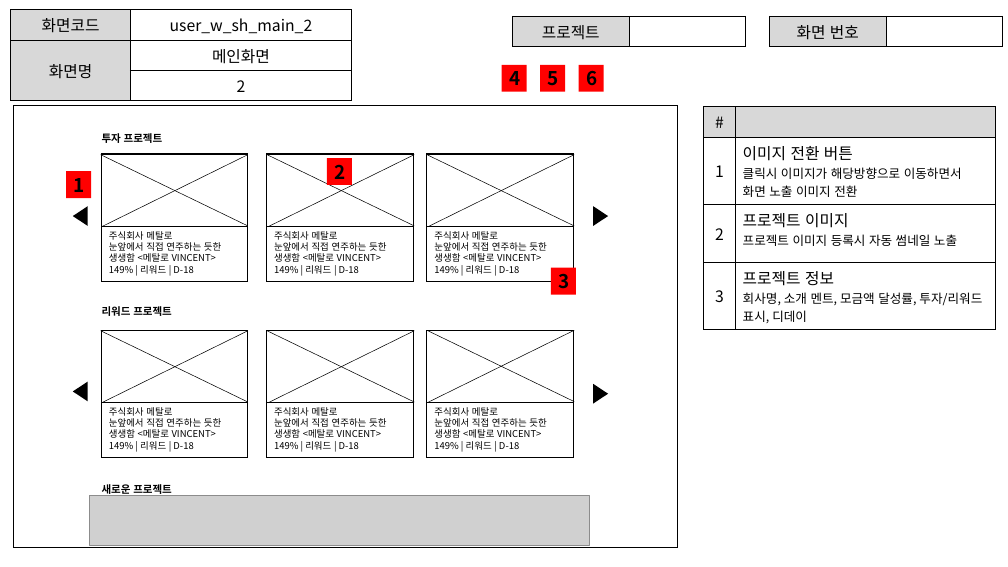
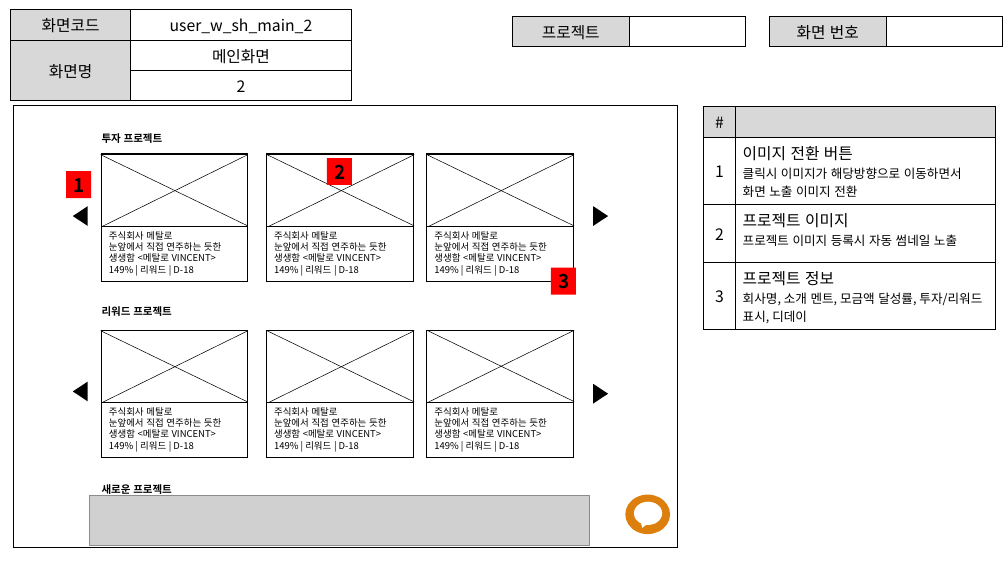
Before and after one commit to ezenteam2/EzenCrowdFunding, a slide deck: slide 8 of project03 화면설계서/project03 - 화면 설계서 - 서희.pptx (slide 9 before the commit). Drawn at 1008x567 pixels with LibreOffice and Linux fonts; fonts in the diff are those of the drawing; grey boxes stand for pictures. Boxes give left, top, right and bottom in pixels: in the first picture for what was removed or moved away, otherwise in the second. Text is boxed around its words. In the diff, an @@ line names an element or a change of style, - is before the commit and + after.

```diff
--- a/project03 화면설계서/project03 - 화면 설계서 - 서희.pptx
+++ b/project03 화면설계서/project03 - 화면 설계서 - 서희.pptx
@@ rectangle removed at [502, 65, 527, 91] @@
-4
@@ rectangle removed at [540, 65, 565, 91] @@
-5
@@ rectangle removed at [578, 65, 603, 91] @@
-6
@@ ellipse added at [625, 495, 670, 534], fill #DC7F0D @@
@@ speech bubble added at [634, 502, 662, 526], fill #FFFFFF @@
```
Also in this commit, not shown: 13 other slides changed, 1 slide removed.
